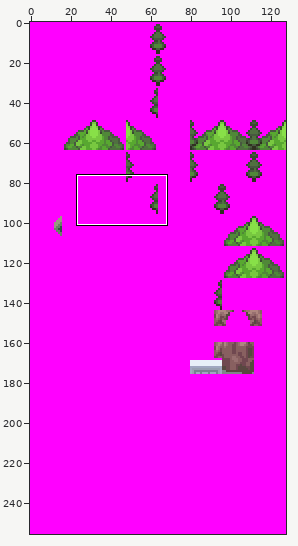
One commit to this sprite sheet: tiles/route_204/top.png. Above: a wide view before the commit, with the close-up outlined.
Close-up. As it was:
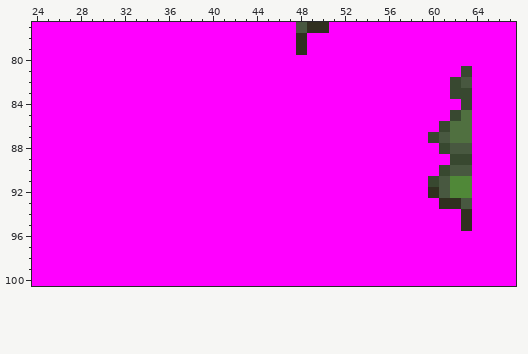
The file is 128x256 pixels. Colours within 5 levels of each other are drawn and written as one. Shown: x 24..67, y 77..100.
And afterwards:
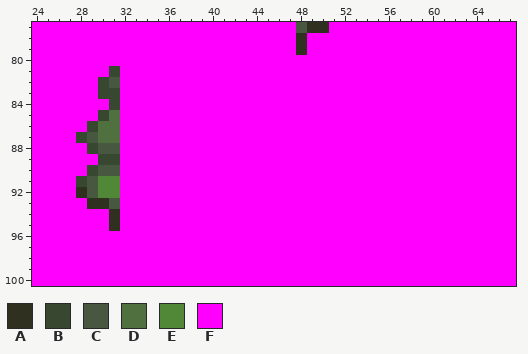
Palette (. is transparent): A #303020  B #384830  C #485840  D #507040  E #508838  F #ff00ff
The edit:
@@ x 24..67 @@
  80 FFFFFFFFFFFFFFFFFFFFFFFFFFFFFFFFFFFFFFFFFFFF
- 81 FFFFFFFFFFFFFFFFFFFFFFFFFFFFFFFFFFFFFFFBFFFF
- 82 FFFFFFFFFFFFFFFFFFFFFFFFFFFFFFFFFFFFFFBCFFFF
- 83 FFFFFFFFFFFFFFFFFFFFFFFFFFFFFFFFFFFFFFBBFFFF
- 84 FFFFFFFFFFFFFFFFFFFFFFFFFFFFFFFFFFFFFFFBFFFF
- 85 FFFFFFFFFFFFFFFFFFFFFFFFFFFFFFFFFFFFFFBDFFFF
- 86 FFFFFFFFFFFFFFFFFFFFFFFFFFFFFFFFFFFFFBDDFFFF
- 87 FFFFFFFFFFFFFFFFFFFFFFFFFFFFFFFFFFFFBCDDFFFF
- 88 FFFFFFFFFFFFFFFFFFFFFFFFFFFFFFFFFFFFFBCCFFFF
- 89 FFFFFFFFFFFFFFFFFFFFFFFFFFFFFFFFFFFFFFBBFFFF
- 90 FFFFFFFFFFFFFFFFFFFFFFFFFFFFFFFFFFFFFBCCFFFF
- 91 FFFFFFFFFFFFFFFFFFFFFFFFFFFFFFFFFFFFBCEEFFFF
- 92 FFFFFFFFFFFFFFFFFFFFFFFFFFFFFFFFFFFFACEEFFFF
- 93 FFFFFFFFFFFFFFFFFFFFFFFFFFFFFFFFFFFFFAACFFFF
- 94 FFFFFFFFFFFFFFFFFFFFFFFFFFFFFFFFFFFFFFFAFFFF
- 95 FFFFFFFFFFFFFFFFFFFFFFFFFFFFFFFFFFFFFFFAFFFF
+ 81 FFFFFFFBFFFFFFFFFFFFFFFFFFFFFFFFFFFFFFFFFFFF
+ 82 FFFFFFBCFFFFFFFFFFFFFFFFFFFFFFFFFFFFFFFFFFFF
+ 83 FFFFFFBBFFFFFFFFFFFFFFFFFFFFFFFFFFFFFFFFFFFF
+ 84 FFFFFFFBFFFFFFFFFFFFFFFFFFFFFFFFFFFFFFFFFFFF
+ 85 FFFFFFBDFFFFFFFFFFFFFFFFFFFFFFFFFFFFFFFFFFFF
+ 86 FFFFFBDDFFFFFFFFFFFFFFFFFFFFFFFFFFFFFFFFFFFF
+ 87 FFFFBCDDFFFFFFFFFFFFFFFFFFFFFFFFFFFFFFFFFFFF
+ 88 FFFFFBCCFFFFFFFFFFFFFFFFFFFFFFFFFFFFFFFFFFFF
+ 89 FFFFFFBBFFFFFFFFFFFFFFFFFFFFFFFFFFFFFFFFFFFF
+ 90 FFFFFBCCFFFFFFFFFFFFFFFFFFFFFFFFFFFFFFFFFFFF
+ 91 FFFFBCEEFFFFFFFFFFFFFFFFFFFFFFFFFFFFFFFFFFFF
+ 92 FFFFACEEFFFFFFFFFFFFFFFFFFFFFFFFFFFFFFFFFFFF
+ 93 FFFFFAACFFFFFFFFFFFFFFFFFFFFFFFFFFFFFFFFFFFF
+ 94 FFFFFFFAFFFFFFFFFFFFFFFFFFFFFFFFFFFFFFFFFFFF
+ 95 FFFFFFFAFFFFFFFFFFFFFFFFFFFFFFFFFFFFFFFFFFFF
  96 FFFFFFFFFFFFFFFFFFFFFFFFFFFFFFFFFFFFFFFFFFFF
Boxes around the changes in both close-ups, in picture pixels (x1, y1, x2, y2):
changed: (76, 66, 120, 231)
changed: (428, 66, 472, 231)
